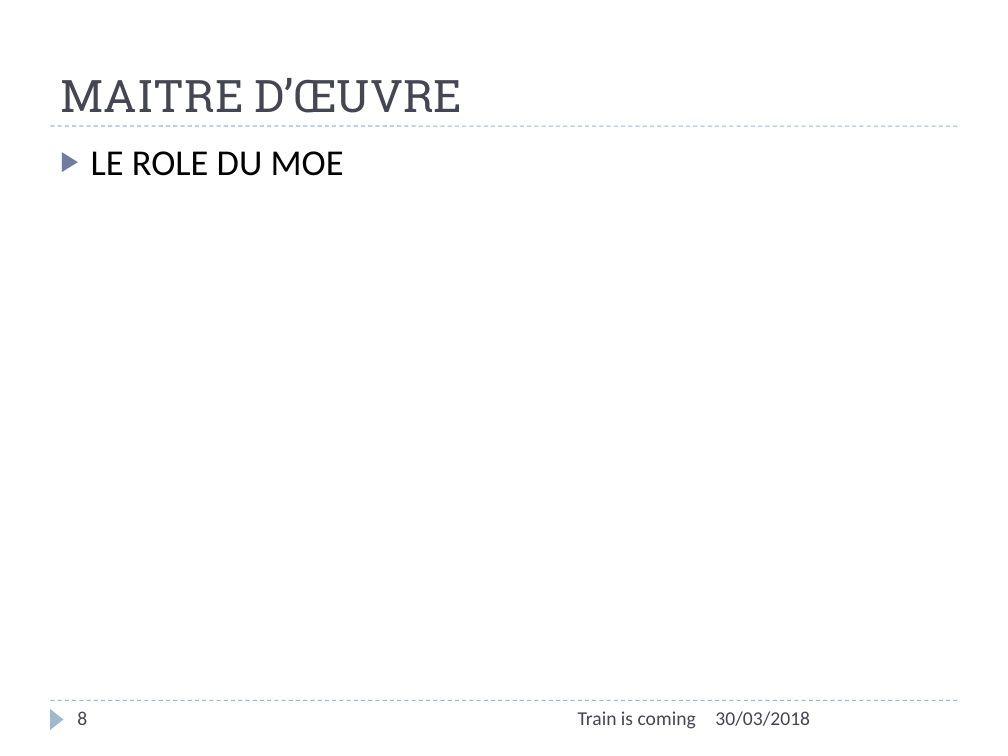
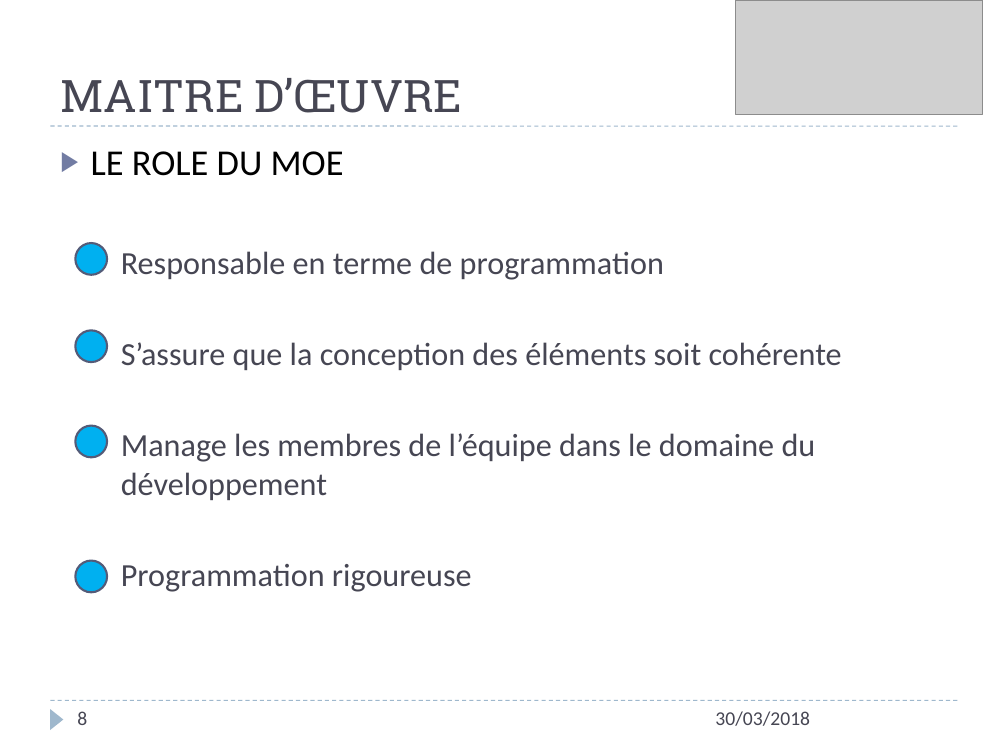
Before and after one commit to vvirole/GPI---2018---Simulation-de-Trains-Automatis-s, a slide deck: slide 8 of GPI - 2K18/Présentation – Gestion de Projet Informatique.pptx. Drawn at 1008x756 pixels with LibreOffice and Linux fonts; fonts in the diff are those of the drawing; grey boxes stand for pictures. Boxes give left, top, right and bottom in pixels: in the first picture for what was removed or moved away, otherwise in the second. Text is boxed around its words. In the diff, an @@ line names an element or a change of style, - is before the commit and + after.

```diff
--- a/GPI - 2K18/Présentation – Gestion de Projet Informatique.pptx
+++ b/GPI - 2K18/Présentation – Gestion de Projet Informatique.pptx
@@ picture added at (735,0,982,114) @@
@@ ellipse added at (76,243,107,274), fill #00B0F0, outline #545C79 1.5 pt @@
@@ text at (121,251,842,592): paragraphs added @@
+  ▶ Responsable en terme de programmation
+  ▶ S’assure que la conception des éléments soit cohérente
+  ▶ Manage les membres de l’équipe dans le domaine du développement
+  ▶ Programmation rigoureuse
@@ ellipse added at (76,331,107,362), fill #00B0F0, outline #545C79 1.5 pt @@
@@ ellipse added at (76,425,107,457), fill #00B0F0, outline #545C79 1.5 pt @@
@@ ellipse added at (76,560,107,592), fill #00B0F0, outline #545C79 1.5 pt @@
@@ text removed at (578,711,696,729) @@
-Train is coming
```
Also in this commit, not shown: 11 other slides changed, 2 slides added, 2 slides removed, 3 other files.
